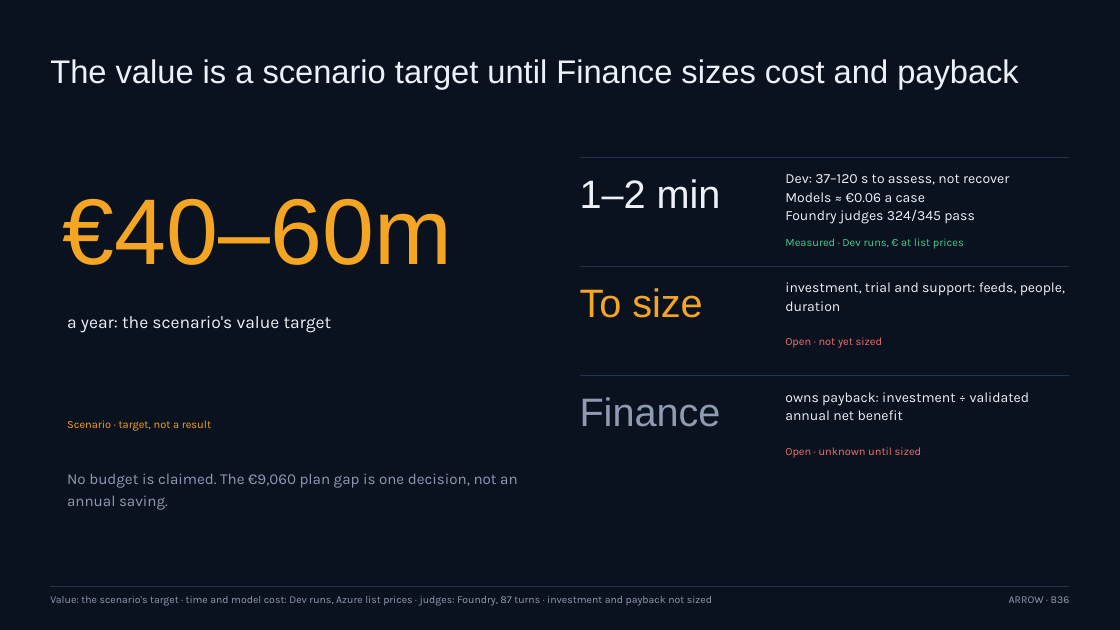
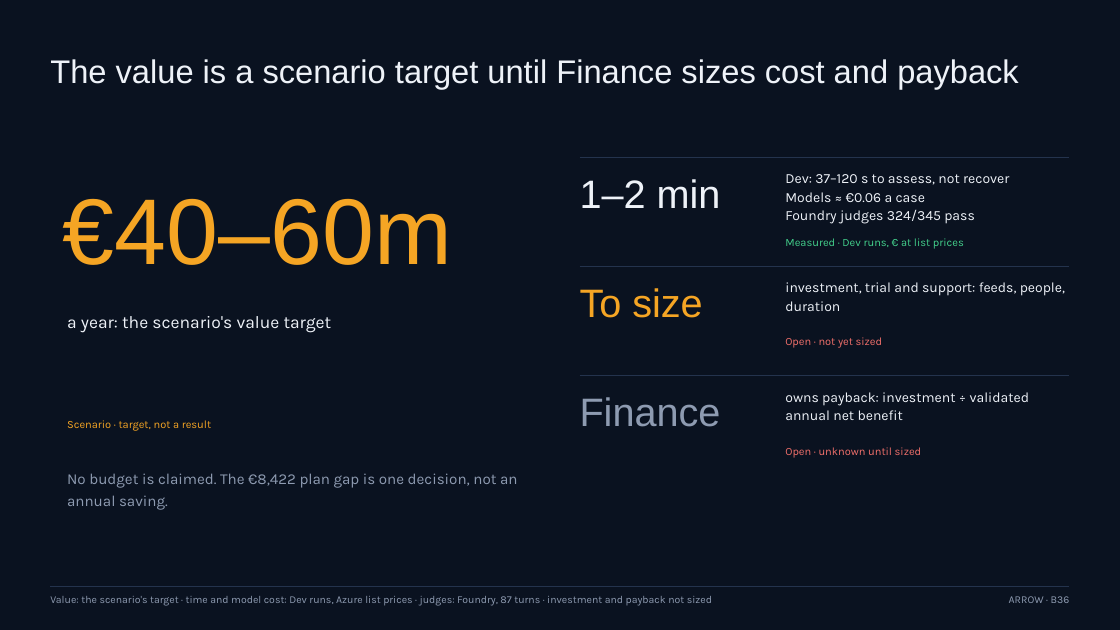
Before and after one commit to simonm43/agentic-airline-disruption-recovery, a slide deck: slide 45 of docs/presentation/arrow-executive-briefing.pptx. Drawn at 1120x630 pixels with LibreOffice and Linux fonts; fonts in the diff are those of the drawing. Boxes give left, top, right and bottom in pixels: in the first picture for what was removed or moved away, otherwise in the second. Text is boxed around its words. In the diff, an @@ line names an element or a change of style, - is before the commit and + after.

```diff
--- a/docs/presentation/arrow-executive-briefing.pptx
+++ b/docs/presentation/arrow-executive-briefing.pptx
@@ text at [67,473,517,510]: text changed @@
-No budget is claimed. The €9,060 plan gap is one decision, not an annual saving.
+No budget is claimed. The €8,422 plan gap is one decision, not an annual saving.
```
Also in this commit, not shown: 5 other slides changed, 1 other file.
